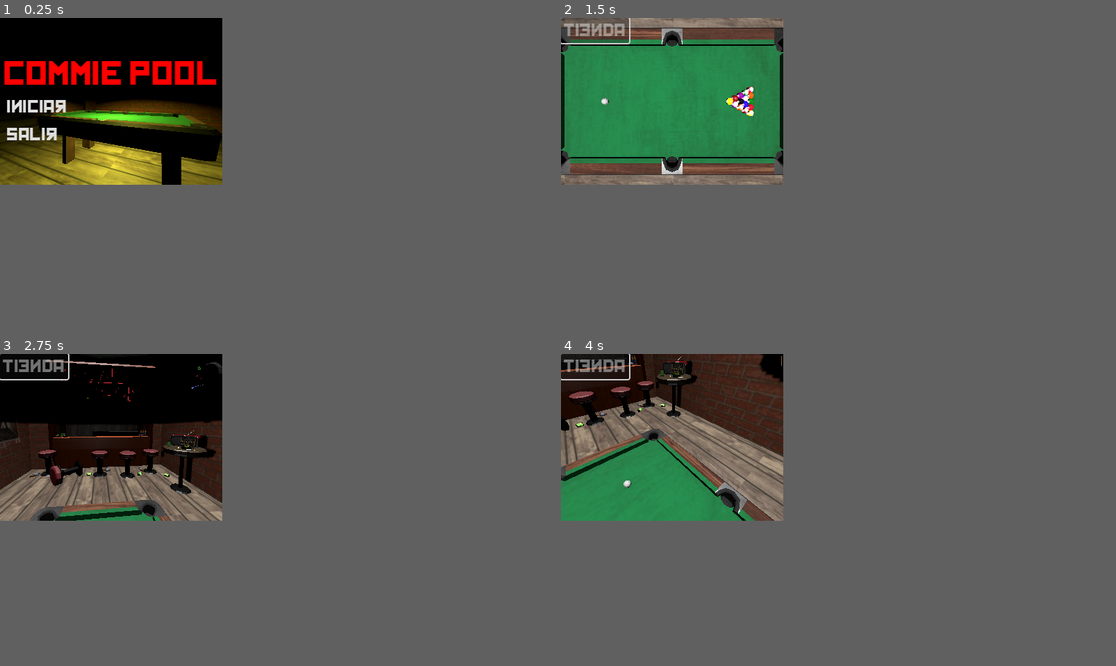
Above: before the commit, frames 1-4 (two rows, left to right).
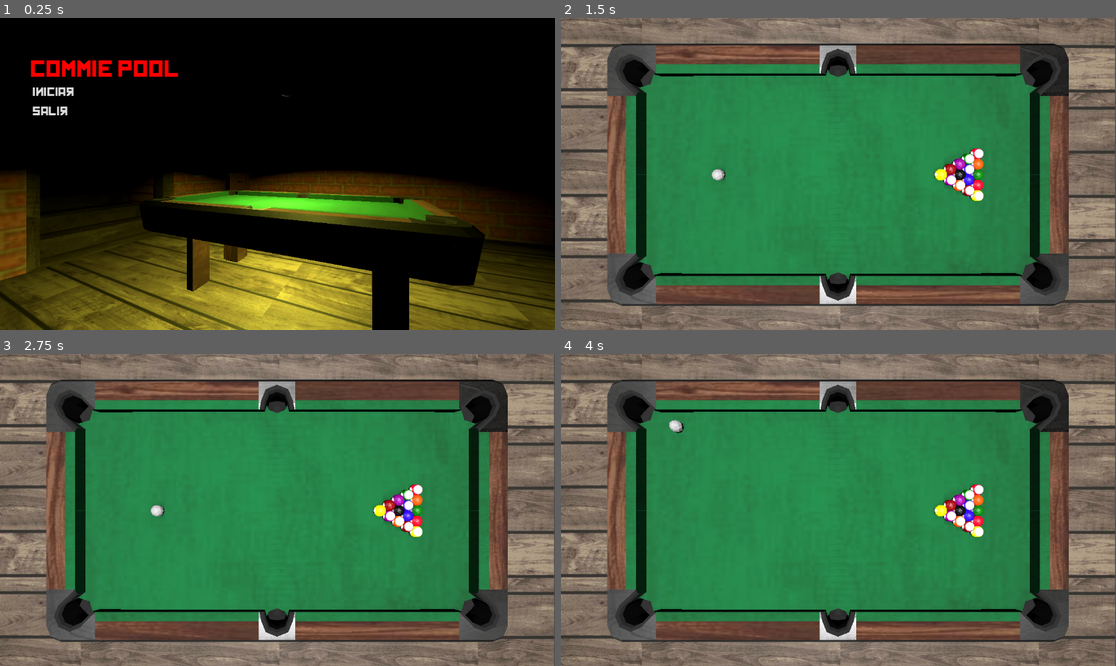
Above: after the commit, the same moments.

Repository: Corcho4433/commiepool-sourcecode
Game: Godot game, scene res://scenes/mainmenu.tscn
Two runs of this game, one before a commit and one after it. Both use one fixed random seed, a clock stepped at 60 frames per second and the inputs below.
Inputs (mouse positions are in pixels of both pictures, inside the frame that each line leads up to):
- Up to frame 1 (0.25 s): no input
- Up to frame 2 (1.5 s): click "Iniciar" at 0.5 s; click (594, 30) at 1.25 s, where only the run before the commit has a clickable "Tienda"
- Up to frame 3 (2.75 s): move the mouse to (160, 428) at 2.02 s; tap C (ChangeBall) at 2.1 s
- Up to frame 4 (4 s): move the mouse to (627, 444) at 2.77 s; click (627, 444) at 2.85 s; click (594, 366) at 3.5 s, where only the run before the commit has a clickable "Tienda"
In our replay, the window is 320x240 before the commit and 799x449 after it. These sizes can differ from the game's own. Grey fills any space a smaller window leaves; there, only what the larger window draws over its background counts as a difference.

The runs differ from the first frame. In frame 1, 43% of the frame differs, in the area x 0-100%, y 13-100%; in frame 2, 54%; in frame 3, 60%, in the area x 0-100%, y 0-100%; in frame 4, 58%.
Error in both runs: Invalid call. Nonexistent function 'ChangeBall' in base 'Node (BallsArray)'. (res://scripts/mains.gd:53)

Commit message:
little changes ;)

Diff:
--- a/project.godot
+++ b/project.godot
@@ -21,11 +21,7 @@
 
 [display]
 
-window/size/viewport_width=320
-window/size/viewport_height=240
 window/size/mode=3
-window/size/resizable=false
-window/stretch/aspect="ignore"
 window/vsync/vsync_mode=2
 
 [filesystem]
--- a/scenes/GameScene.tscn
+++ b/scenes/GameScene.tscn
@@ -8,9 +8,7 @@
 [ext_resource type="Script" path="res://scripts/CueBall.gd" id="5_0d3vu"]
 [ext_resource type="Script" path="res://scripts/CueComponent.gd" id="5_e2yek"]
 [ext_resource type="Script" path="res://scripts/HoleCollision.gd" id="5_rf0n2"]
-[ext_resource type="Script" path="res://scripts/camarajuego.gd" id="6_63qka"]
 [ext_resource type="PackedScene" uid="uid://cf3nybk3xcitt" path="res://resources/meshes/palo_pool.gltf" id="10_j1a6t"]
-[ext_resource type="FontFile" uid="uid://cb6t2567igbpm" path="res://resources/font.ttf" id="11_qnwqm"]
 [ext_resource type="Script" path="res://scripts/TurnComponent.gd" id="12_wiqqh"]
 [ext_resource type="Script" path="res://scripts/GUIComponent.gd" id="13_syd34"]
 
@@ -35,13 +33,6 @@
 "vertex_count": 240,
 "vertex_data": PackedByteArray(61, 185, 29, 19, 140, 167, 162, 179, 255, 127, 0, 0, 255, 127, 162, 179, 34, 106, 29, 19 …(13225 unchanged characters)…
 }]
-
-[sub_resource type="StyleBoxFlat" id="StyleBoxFlat_eot5k"]
-bg_color = Color(0, 0, 0, 1)
-corner_radius_top_left = 20
-corner_radius_top_right = 20
-corner_radius_bottom_right = 20
-corner_radius_bottom_left = 20
 
 [node name="GameScene" type="Node3D"]
 script = ExtResource("1_1s41a")
@@ -84,32 +75,20 @@
 transform = Transform3D(1, 0, 0, 0, 1, 0, 0, 0, 1, -0.521354, -0.126104, 0.975743)
 shape = SubResource("SphereShape3D_63gom")
 
-[node name="Camera3D" type="Camera3D" parent="."]
-transform = Transform3D(-4.37114e-08, -1, -4.37114e-08, 0, -4.37114e-08, 1, -1, 4.37114e-08, 1.91069e-15, 0, 0.84, 0)
-current = true
-script = ExtResource("6_63qka")
-
-[node name="Tienda" type="Button" parent="."]
-offset_right = 8.0
-offset_bottom = 8.0
-theme_override_fonts/font = ExtResource("11_qnwqm")
-theme_override_font_sizes/font_size = 24
-text = "Tienda"
-
 [node name="BallArrayComponent" type="Node" parent="."]
 script = ExtResource("4_7f1v5")
 
 [node name="CueComponent" type="Node" parent="." node_paths=PackedStringArray("cameraNode", "cueBall", "chargeBar")]
 script = ExtResource("5_e2yek")
-cameraNode = NodePath("../Camera3D")
+cameraNode = NodePath("../CanvasLayer/SubViewportContainer/SubViewport/Camera3D")
 cueBall = NodePath("CueBall")
-chargeBar = NodePath("../GUIComponent/RichTextLabel")
+chargeBar = NodePath("")
 
 [node name="CueBall" parent="CueComponent" node_paths=PackedStringArray("cameraNode") instance=ExtResource("4_lnexn")]
 transform = Transform3D(1, 0, 0, 0, 1, 0, 0, 0, 1, 0, 0.154643, 0.575699)
 max_contacts_reported = 100
 script = ExtResource("5_0d3vu")
-cameraNode = NodePath("../../Camera3D")
+cameraNode = NodePath("../../CanvasLayer/SubViewportContainer/SubViewport/Camera3D")
 
 [node name="PelotaBlanca" type="MeshInstance3D" parent="CueComponent/CueBall"]
 mesh = SubResource("ArrayMesh_3b3xh")
@@ -117,24 +96,38 @@
 [node name="TurnComponent" type="Node" parent="."]
 script = ExtResource("12_wiqqh")
 
-[node name="GUIComponent" type="Node" parent="." node_paths=PackedStringArray("cueStickNode", "chargeBar", "camera")]
+[node name="GUIComponent" type="Node" parent="." node_paths=PackedStringArray("cueStickNode", "camera")]
 script = ExtResource("13_syd34")
 cueStickNode = NodePath("palo_pool")
-chargeBar = NodePath("RichTextLabel")
-camera = NodePath("../Camera3D")
+camera = NodePath("../CanvasLayer/SubViewportContainer/SubViewport/Camera3D")
 
 [node name="palo_pool" parent="GUIComponent" instance=ExtResource("10_j1a6t")]
 
-[node name="RichTextLabel" type="RichTextLabel" parent="GUIComponent"]
-offset_left = 139.0
-offset_top = 131.0
-offset_right = 207.0
-offset_bottom = 157.0
-theme_override_styles/normal = SubResource("StyleBoxFlat_eot5k")
-bbcode_enabled = true
-text = "[center] 0%"
-fit_content = true
-scroll_active = false
+[node name="CanvasLayer" type="CanvasLayer" parent="."]
+follow_viewport_enabled = true
+
+[node name="SubViewportContainer" type="SubViewportContainer" parent="CanvasLayer"]
+anchors_preset = -1
+anchor_right = 0.998264
+anchor_bottom = 1.00463
+grow_horizontal = 2
+grow_vertical = 2
+stretch = true
+metadata/_edit_use_anchors_ = true
+
+[node name="SubViewport" type="SubViewport" parent="CanvasLayer/SubViewportContainer"]
+handle_input_locally = false
+size = Vector2i(1150, 651)
+
+[node name="Camera3D" type="Camera3D" parent="CanvasLayer/SubViewportContainer/SubViewport"]
+transform = Transform3D(-4.37114e-08, -1, -4.37114e-08, 0, -4.37114e-08, 1, -1, 4.37114e-08, 1.91069e-15, 0, 0.84, 0)
+current = true
+
+[node name="Control" type="Control" parent="CanvasLayer"]
+layout_mode = 3
+anchors_preset = 0
+offset_right = 40.0
+offset_bottom = 40.0
 
 [node name="Light" type="Node3D" parent="."]
 
@@ -156,7 +149,6 @@
 [connection signal="ball_exited_playable_area" from="PoolTable/PlayableAreaCollision" to="BallArrayComponent" method="ball_exited_playable_area"]
 [connection signal="ball_exited_playable_area" from="PoolTable/PlayableAreaCollision" to="TurnComponent" method="_ball_scored"]
 [connection signal="ball_entered_hole" from="PoolTable/HoleCollisionDisabler" to="BallArrayComponent" method="ball_entered_hole"]
-[connection signal="pressed" from="Tienda" to="Camera3D" method="_on_tienda_pressed"]
 [connection signal="ball_strike" from="CueComponent" to="TurnComponent" method="_on_cue_component_ball_strike"]
 [connection signal="body_entered" from="CueComponent/CueBall" to="CueComponent/CueBall" method="_on_body_entered"]
 [connection signal="cue_ball_clicked" from="CueComponent/CueBall" to="CueComponent" method="_on_cue_ball_clicked"]
--- a/scenes/mainmenu.tscn
+++ b/scenes/mainmenu.tscn
@@ -30,7 +30,7 @@
 
 [node name="SubViewport" type="SubViewport" parent="fondo/SubViewportContainer"]
 handle_input_locally = false
-size = Vector2i(320, 240)
+size = Vector2i(1024, 768)
 render_target_update_mode = 4
 
 [node name="Camera3D" type="Camera3D" parent="fondo/SubViewportContainer/SubViewport"]
@@ -62,6 +62,7 @@
 [node name="VBoxContainer" type="VBoxContainer" parent="Control/MarginContainer"]
 layout_mode = 2
 size_flags_horizontal = 0
+size_flags_vertical = 0
 
 [node name="titulo" type="Label" parent="Control/MarginContainer/VBoxContainer"]
 layout_mode = 2
--- a/scripts/GUIComponent.gd
+++ b/scripts/GUIComponent.gd
@@ -2,7 +2,6 @@
 class_name GUI
 
 @export var cueStickNode : Node3D
-@export var chargeBar : RichTextLabel
 @export var camera : Camera3D
 var _cueStick : MeshInstance3D
 
@@ -18,7 +17,6 @@
 	change_cue_visibility()
 
 func update_cue_charge(ball_pos : Vector3, direction : Vector3, distance : float):
-	displayChargeBar(ball_pos,direction,distance)
 	displayCueStick(ball_pos,direction,distance)
 
 
@@ -35,7 +33,6 @@
 	if _cueStick.visible == false:
 		await GameEvent.update_cue_charge
 	_cueStick.visible = !_cueStick.visible
-	chargeBar.visible = !chargeBar.visible
 
 func displayCueStick(ball_pos : Vector3, direction : Vector3, distance : float):
 	var cueRotation : Vector3 = Vector3(1.5708,atan2(direction.x,direction.z),0)
@@ -44,31 +41,8 @@
 	_cueStick.rotation = cueRotation
 	_cueStick.position = cuePosition
 
-func displayChargeBar(ball_pos : Vector3, direction : Vector3, distance : float):
-	const  MAX_DISTANCE : float = GameEvent.MAX_DISTANCE
-	var chargeBarPosition : Vector3 = ball_pos - (direction * distance)
-	var minDistance : Vector3 = direction * -0.15
-	var chargeBarPercentage : int = int((distance / MAX_DISTANCE ) * 100  )
-	chargeBar.visible = true
-	chargeBar.position = camera.unproject_position(chargeBarPosition + minDistance)
-	setChargeBarText(chargeBarPercentage)
 
 
-func setChargeBarText(percentage: int):
-	var tags : String
-	if percentage >= 0 and percentage < 20:
-		tags = "[color=aqua][wave]"
-	elif percentage >= 20 and percentage < 40:
-		tags = "[color=green][wave]"
-	elif percentage >= 40 and percentage < 60:
-		tags = "[color=yellow][wave]"
-	elif percentage >= 60 and percentage < 90:
-		tags = "[color=red][shake]"
-	elif percentage >= 90:
-		tags = "[shake][rainbow]"
-	chargeBar.parse_bbcode("[center]" + tags)
-	chargeBar.add_text(str(percentage) + "%")
-	chargeBar.pop_all()
 
 func display_ball_scored(_turn:int, _ball: BallObject):
 	pass
Not shown, added: resources/texturas/GUI_p1.png.import
Not shown, added: resources/texturas/GUI_p2.png.import
Not shown: 1 places in scenes/GameScene.tscn that only renumber resources
